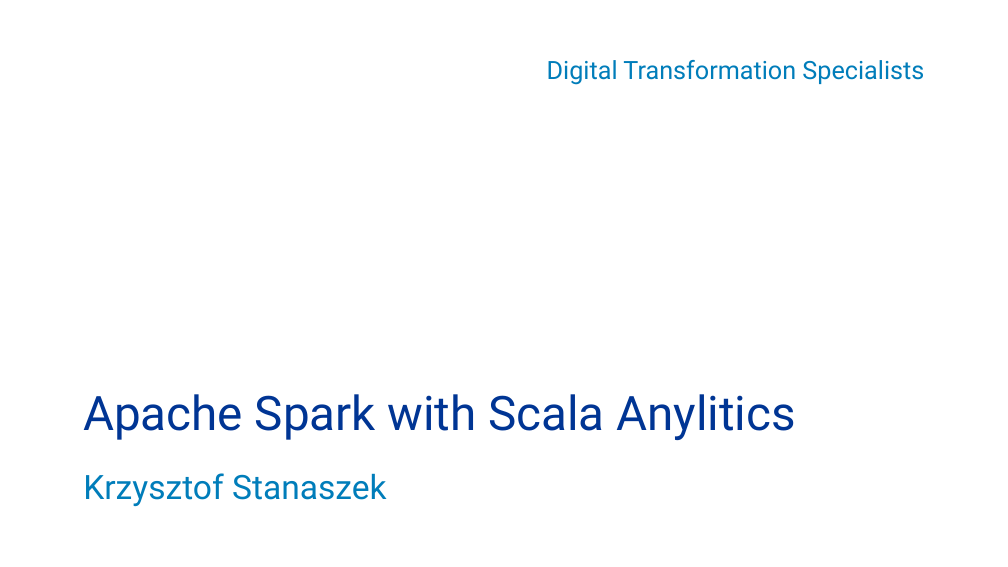
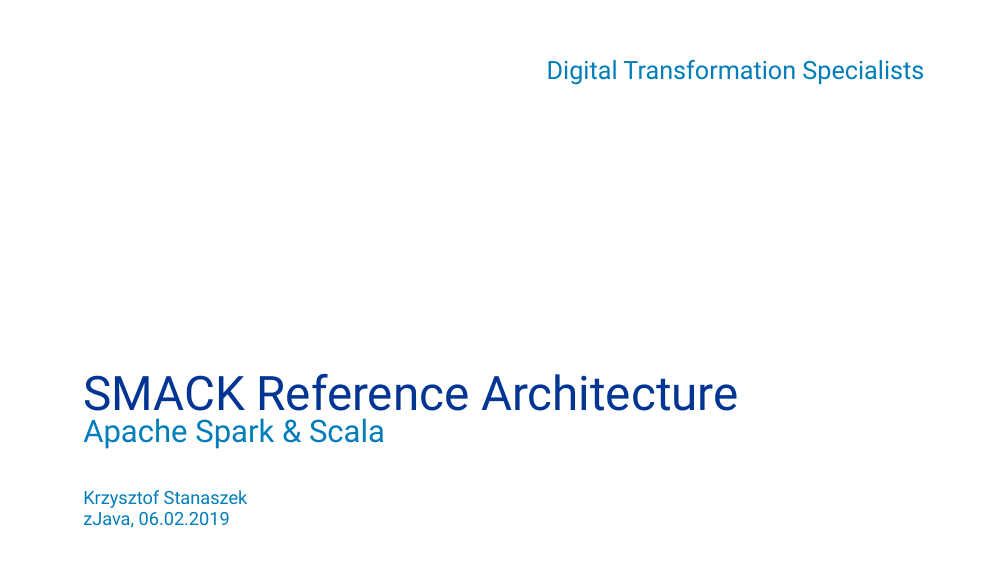
Before and after one commit to kstanaszek/SparkAndScalaInTandem, a slide deck: slide 1 of src/main/resources/slides.pptx. Drawn at 1008x567 pixels with LibreOffice and Linux fonts; fonts in the diff are those of the drawing; background and template pictures are left out. Boxes give left, top, right and bottom in pixels: in the first picture for what was removed or moved away, otherwise in the second. Text is boxed around its words. In the diff, an @@ line names an element or a change of style, - is before the commit and + after.

```diff
--- a/src/main/resources/slides.pptx
+++ b/src/main/resources/slides.pptx
@@ title at <box>83,373,738,422</box>: text changed @@
-Apache Spark with Scala Anylitics
+SMACK Reference Architecture
@@ subtitle at <box>83,418,385,449</box>: paragraph added @@
+Apache Spark & Scala
@@ subtitle "Apache Spark & Scala": place and size @@
-subtitle "Apache Spark & Scala" at <box>83,473,387,506</box>
+subtitle "Apache Spark & Scala" at <box>83,418,385,528</box>
@@ subtitle at <box>83,490,248,508</box>: size 24 to 12.9 pt in "Krzysztof Stanaszek"; line spacing 1.2 to 1 @@
@@ subtitle at <box>83,512,230,528</box>: paragraph added @@
+zJava, 06.02.2019
```
Also in this commit, not shown: 14 other slides changed, 2 slides added, 3 slides removed.
